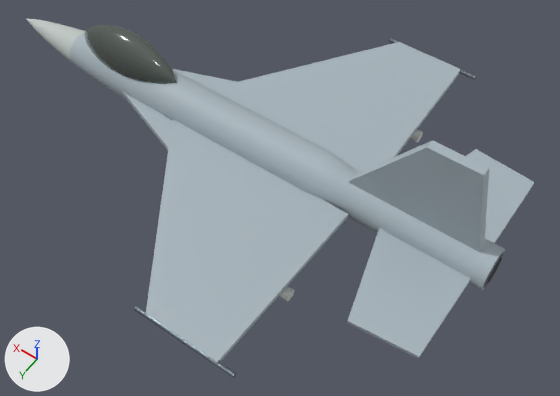
Two versions of the glTF model assets/models/jasdf_fighter_f2.glb, one commit apart.
One viewpoint serves both versions: a 50 mm lens placed at (-6.05, 6.95, 9.22), pointed at (-1.42, 0.48, -0.95). The lights are fixed; the arrows at lower left show +X, +Y and +Z. The picture after the commit comes second. Vertices at exactly the same position are counted once.

The scene before the commit, as lines of its bpy script (objects in view):
```python
me_array_face = bpy.data.meshes.new('array_face')
me_array_face.from_pydata(...)  # 73 vertices, 126 faces; spans x 3.45..5.0, y -0.33..0.33, z -0.87..-0.22
me_array_face.materials.append(mat_array_face)  # light grey #bfc7c4
me_canopy_gold = bpy.data.meshes.new('canopy_gold')
me_canopy_gold.from_pydata(...)  # 182 vertices, 360 faces; spans x 1.11..3.3, y -0.33..0.33, z -0.65..0.44
me_canopy_gold.materials.append(mat_canopy_gold)  # grey #727c76
me_missile_body = bpy.data.meshes.new('missile_body')
me_missile_body.from_pydata(...)  # 32 vertices, 56 faces; spans x -2.68..-0.19, y -2.07..2.07, z -0.94..-0.73
me_missile_body.materials.append(mat_missile_body)  # light grey #d4dad7
me_naval_paint = bpy.data.meshes.new('naval_paint')
me_naval_paint.from_pydata(...)  # 344 vertices, 632 faces; spans x -4.98..3.45, y -3.57..3.57, z -1.35..1.35
me_naval_paint.materials.append(mat_naval_paint)  # grey #a7b4bc
me_titanium = bpy.data.meshes.new('titanium')
me_titanium.from_pydata(...)  # 88 vertices, 160 faces; spans x -5.0..-1.09, y -3.61..3.61, z -1.3..-0.25
me_titanium.materials.append(mat_titanium)  # grey #7c8690
ob_array_face = bpy.data.objects.new('array_face', me_array_face)
ob_array_face.location = (0.0, 0.0, 0.0)
ob_canopy_gold = bpy.data.objects.new('canopy_gold', me_canopy_gold)
ob_canopy_gold.location = (0.0, 0.0, 0.0)
ob_missile_body = bpy.data.objects.new('missile_body', me_missile_body)
ob_missile_body.location = (0.0, 0.0, 0.0)
ob_naval_paint = bpy.data.objects.new('naval_paint', me_naval_paint)
ob_naval_paint.location = (0.0, 0.0, 0.0)
ob_titanium = bpy.data.objects.new('titanium', me_titanium)
ob_titanium.location = (0.0, 0.0, 0.0)
```
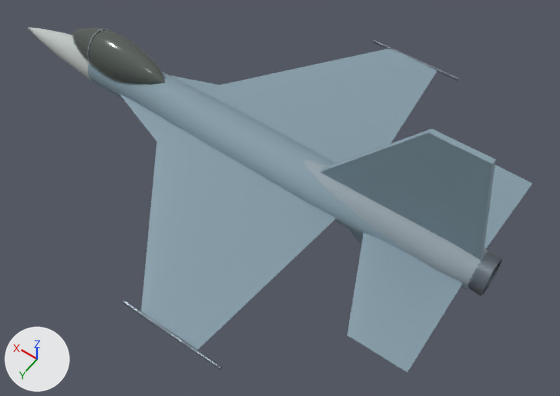
Where the change shows, as pixel boxes (x1, y1, x2, y2) in the pictures (560 x 396 px; the box of a moved part takes in the faces that stretch with it):
'naval_paint', reshaped
    before: (70, 33, 534, 362)
    after: (88, 49, 533, 372)
'airframe', added
    after: (87, 29, 488, 286)
'canopy_gold', moved, rescaled
    before: (84, 25, 177, 84)
    after: (72, 28, 165, 85)
'array_face', reshaped
    before: (26, 18, 86, 62)
    after: (29, 28, 91, 80)
'missile_body', deleted
    before: (279, 130, 423, 301)
part 1 of me_naval_paint, rebuilt
    before: (70, 33, 360, 209)
    after: (88, 64, 469, 290)
part 2 of me_naval_paint, rebuilt (25% wider, 17% taller)
    before: (348, 140, 489, 252)
    after: (320, 129, 496, 260)
part 3 of me_naval_paint, rebuilt (7% shorter)
    before: (146, 119, 349, 362)
    after: (141, 124, 336, 350)
part 4 of me_naval_paint, rebuilt
    before: (211, 42, 461, 172)
    after: (207, 49, 437, 163)
part 5 of me_naval_paint, rebuilt
    before: (123, 92, 172, 150)
    after: (120, 94, 172, 144)
part 6 of me_naval_paint, rebuilt
    before: (173, 69, 236, 89)
    after: (170, 75, 222, 94)
part 7 of me_naval_paint, added
    after: (347, 233, 463, 372)
part 8 of me_naval_paint, added
    after: (484, 165, 533, 249)
part 9 of me_naval_paint, deleted
    before: (347, 228, 471, 359)
part 10 of me_naval_paint, deleted
    before: (466, 149, 534, 243)
part 11 of me_naval_paint, moved or reshaped (mostly hidden afterwards)
    before: (340, 184, 505, 291)
    after: (348, 228, 363, 246)

Diff of the bpy script that builds the scene:
```diff
--- a/assets/models/jasdf_fighter_f2.glb.py
+++ b/assets/models/jasdf_fighter_f2.glb.py
@@ me_array_face @@
-me_array_face.from_pydata(...)  # 73 vertices, 126 faces; spans x 3.45..5.0, y -0.33..0.33, z -0.87..-0.22
+me_array_face.from_pydata(...)  # 128 vertices, 222 faces; spans x 3.02..5.0, y -0.35..0.35, z -1.09..-0.33
+# me_array_face part 12: 73 vertices removed from x 3.45..5.0, y -0.33..0.33, z -0.87..-0.22; 128 vertices added at x 3.02..5.0, y -0.35..0.35, z -1.09..-0.33
 me_array_face.materials.append(mat_array_face)
@@ me_naval_paint @@
-me_naval_paint.from_pydata(...)  # 344 vertices, 632 faces; spans x -4.98..3.45, y -3.57..3.57, z -1.35..1.35
-me_naval_paint.materials.append(mat_naval_paint)  # grey #a7b4bc
+me_naval_paint.from_pydata(...)  # 420 vertices, 766 faces; spans x -4.78..3.02, y -3.54..3.54, z -1.59..1.59
+# me_naval_paint part 1: the loose piece of 252 vertices spanning x -4.98..3.45, y -0.44..0.44, z -0.98..-0.11 is rebuilt with 192 vertices and now spans x -4.78..3.02, y -0.46..0.46, z -1.14..-0.26, in mat_airframe_blue (greyish blue #849ba7)
+# me_naval_paint part 2: the loose piece of 8 vertices spanning x -4.78..-2.19, y -0.08..0.08, z -0.55..1.35 is rebuilt with 8 vertices and now spans x -4.78..-1.72, y -0.05..0.05, z -0.59..1.59, in mat_airframe_blue (greyish blue #849ba7)
+# me_naval_paint part 3: the loose piece of 8 vertices spanning x -2.68..0.91, y 0.4..3.57, z -0.59..-0.5 is rebuilt with 22 vertices and now spans x -2.51..1.34, y 0.29..3.54, z -0.83..-0.63, in mat_airframe_blue (greyish blue #849ba7)
+# me_naval_paint part 4: the loose piece of 8 vertices spanning x -2.68..0.91, y -3.57..-0.4, z -0.59..-0.5 is rebuilt with 22 vertices and now spans x -2.51..1.34, y -3.54..-0.29, z -0.83..-0.63, in mat_airframe_blue (greyish blue #849ba7)
+# me_naval_paint part 5: the loose piece of 6 vertices spanning x -1.89..2.41, y 0.3..1.05, z -0.62..-0.52 is rebuilt with 22 vertices and now spans x -2.21..2.73, y 0.19..0.99, z -0.78..-0.64, in mat_airframe_blue (greyish blue #849ba7)
+# me_naval_paint part 6: the loose piece of 6 vertices spanning x -1.89..2.41, y -1.05..-0.3, z -0.62..-0.52 is rebuilt with 22 vertices and now spans x -2.21..2.73, y -0.99..-0.19, z -0.78..-0.64, in mat_airframe_blue (greyish blue #849ba7)
+# me_naval_paint part 7: a new loose piece of 22 vertices spanning x -4.73..-2.91, y 0.22..2.08, z -0.81..-0.71, in mat_airframe_blue (greyish blue #849ba7)
+# me_naval_paint part 8: a new loose piece of 22 vertices spanning x -4.73..-2.91, y -2.08..-0.22, z -0.81..-0.71, in mat_airframe_blue (greyish blue #849ba7)
+# me_naval_paint part 9: the loose piece of 8 vertices spanning x -4.78..-3.18, y 0.25..2.0, z -0.57..-0.51 is deleted
+# me_naval_paint part 10: the loose piece of 8 vertices spanning x -4.78..-3.18, y -2.0..-0.25, z -0.57..-0.51 is deleted
+# me_naval_paint part 11: 20 vertices removed from x -4.98..-1.59, y -0.36..0.36, z -0.89..-0.21; 16 vertices added at x -3.79..-2.61, y -0.33..0.33, z -1.59..-0.92
+# other edits to the shape of me_naval_paint do not show in these pictures
+me_naval_paint.materials.append(mat_airframe_blue)  # greyish blue #849ba7
@@ me_canopy_gold @@
-me_canopy_gold.from_pydata(...)  # 182 vertices, 360 faces; spans x 1.11..3.3, y -0.33..0.33, z -0.65..0.44
+me_canopy_gold.from_pydata(...)  # 182 vertices, 360 faces; spans x 1.39..3.67, y -0.37..0.37, z -0.75..0.16
+# me_canopy_gold part 13: the whole mesh is scaled about its middle by (1.04, 1.09, 0.831), then moved by (0.32, 0.0, -0.18)
 me_canopy_gold.materials.append(mat_canopy_gold)
@@ ob_missile_body @@
-ob_missile_body = bpy.data.objects.new('missile_body', me_missile_body)
@@ ob_airframe @@
+ob_airframe = bpy.data.objects.new('airframe', me_airframe)  # 181 vertices, 332 faces; spans x -4.88..2.93, y -0.37..0.37, z -1.09..0.14; in mat_airframe (grey #94a2aa)
+ob_airframe.location = (0.0, 0.0, 0.0)
```
